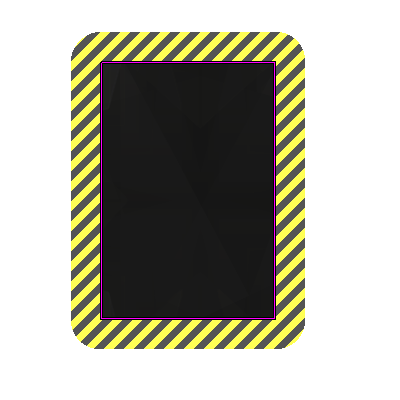
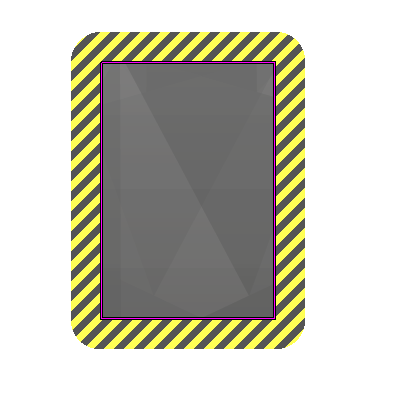
The second 400×400 image is a revision of the first. Changes to its layers:
renamed "graphite_pattern_K.png" to "graphite_pattern_super.png", painted on it over [103, 64, 273, 317]
hid "graphite_pattern.png" over [103, 64, 273, 317]
hid "GRAPHITE" over [103, 64, 273, 317]